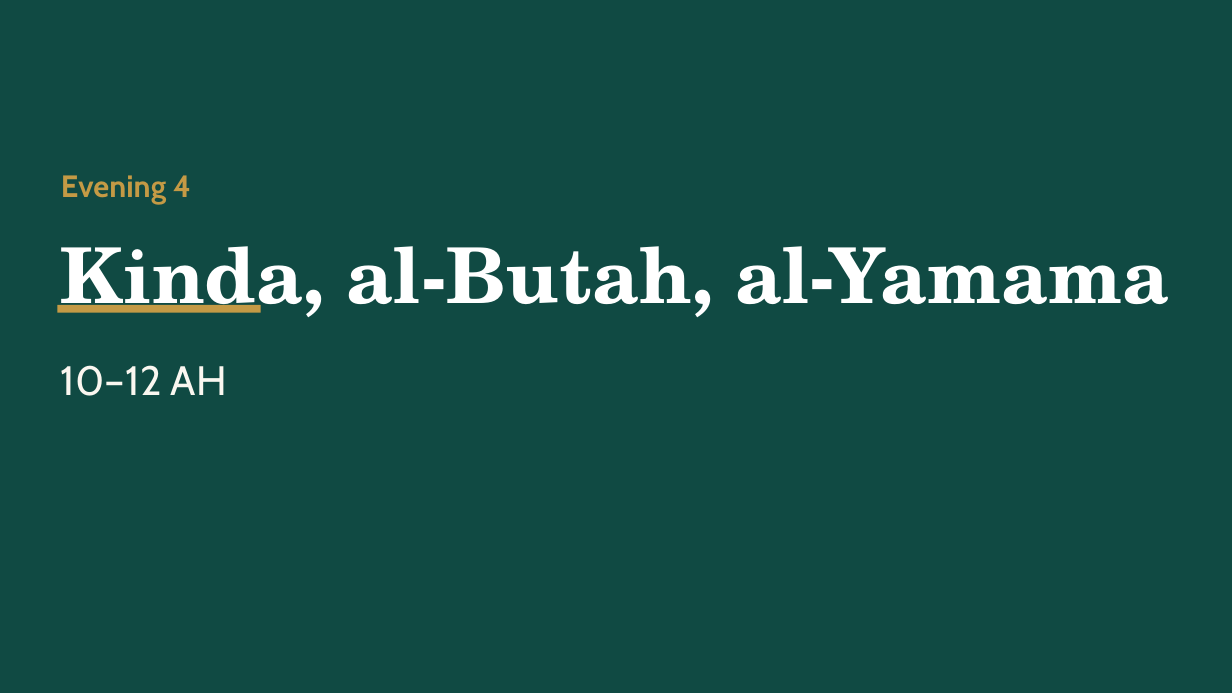
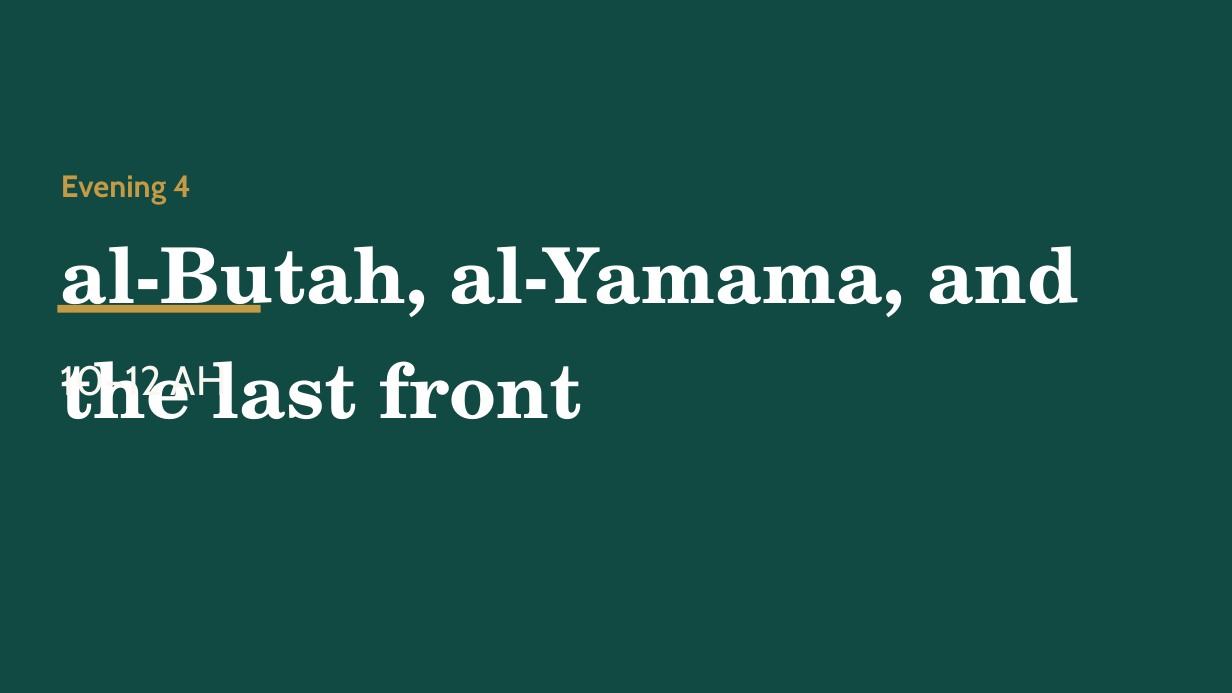
Before and after one commit to daniyalyasin93/2026SeptemberIslamicHistoryClass, a slide deck: slide 1 of S04_kinda_butah_yamama/S04.pptx. Drawn at 1232x693 pixels with LibreOffice and Linux fonts; fonts in the diff are those of the drawing. Boxes give left, top, right and bottom in pixels: in the first picture for what was removed or moved away, otherwise in the second. Text is boxed around its words. In the diff, an @@ line names an element or a change of style, - is before the commit and + after.

```diff
--- a/S04_kinda_butah_yamama/S04.pptx
+++ b/S04_kinda_butah_yamama/S04.pptx
@@ text at (x1=61, y1=246, x2=1078, y2=419): text changed @@
-Kinda, al-Butah, al-Yamama
+al-Butah, al-Yamama, and the last front
```
Also in this commit, not shown: 28 other slides changed, 6 slides added, 1 slide removed, 15 other files.
